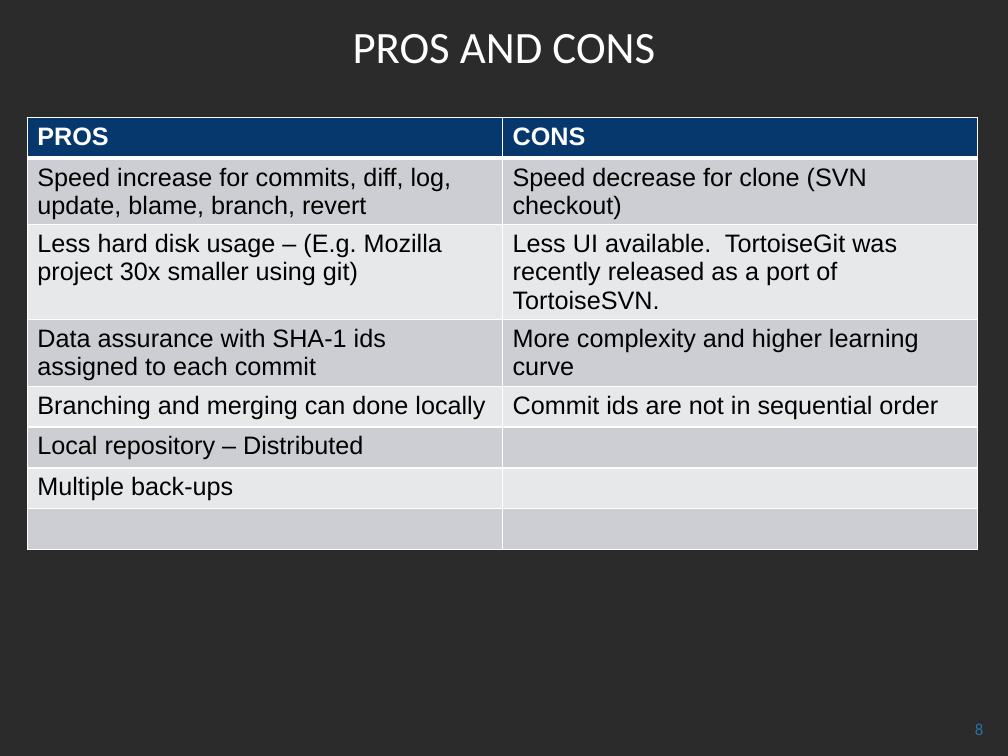
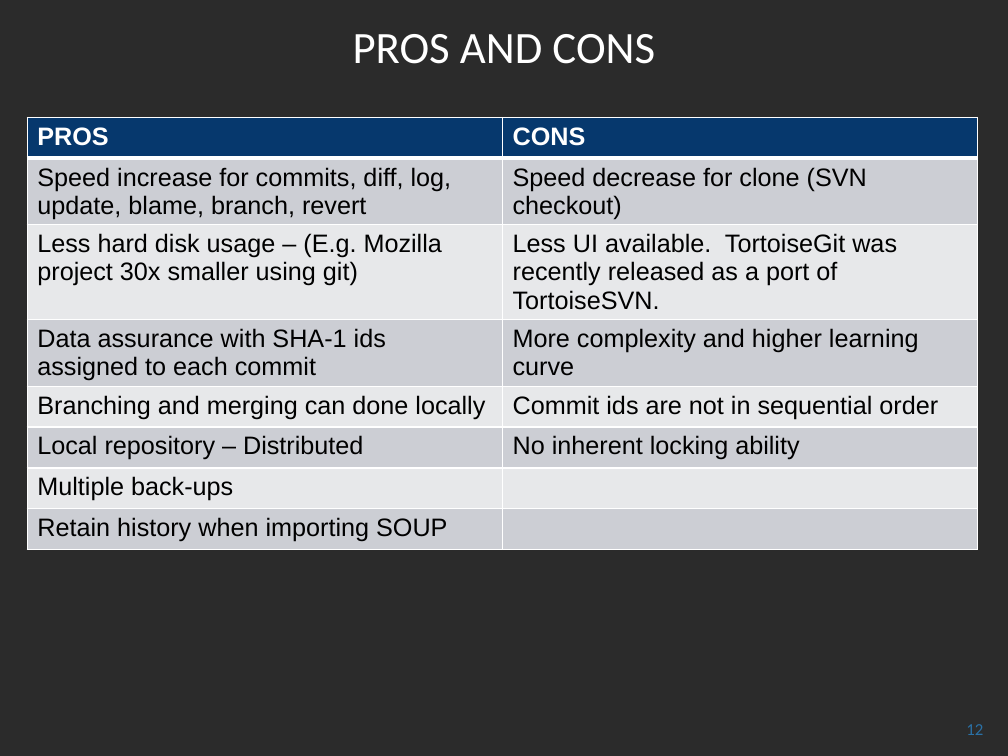
Before and after one commit to andy-kelsey/SESG-Demo, a slide deck: slide 12 of SESG – GIT.pptx (slide 8 before the commit). Drawn at 1008x756 pixels with LibreOffice and Linux fonts; fonts in the diff are those of the drawing; background and template pictures are left out; a plain dark background stands for a picture behind light text. Boxes give left, top, right and bottom in pixels: in the first picture for what was removed or moved away, otherwise in the second. Text is boxed around its words. In the diff, an @@ line names an element or a change of style, - is before the commit and + after.

```diff
--- a/SESG – GIT.pptx
+++ b/SESG – GIT.pptx
@@ table at (27, 117, 979, 546) @@
-row 6, column 2: 
+row 6, column 2: No inherent locking ability
-row 8, column 1: 
+row 8, column 1: Retain history when importing SOUP
@@ page number at (966, 724, 983, 735): text changed @@
-8
+12
```
Also in this commit, not shown: 2 other slides changed, 5 slides added, 1 slide removed.
